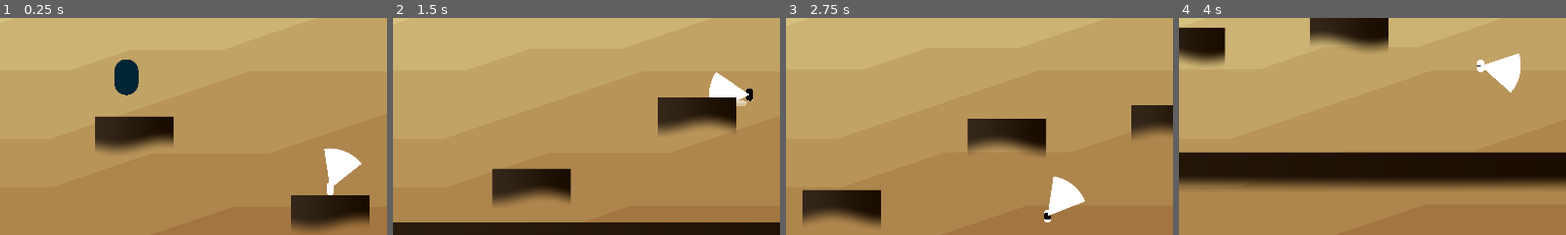
Above: before the commit, frames 1-4 (left to right).
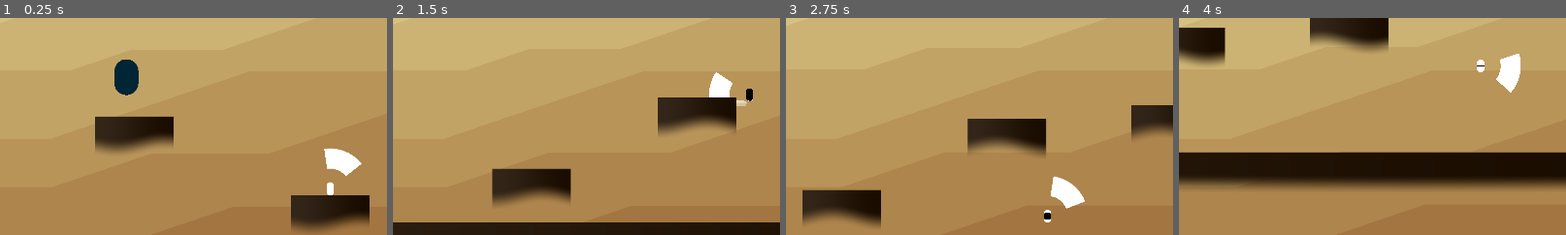
Above: after the commit, the same moments.

Repository: haikey-build/climb
Game: Godot game, scene res://level/desert/desert_level.tscn
Two runs of this game, one before a commit and one after it. Both use one fixed random seed, a clock stepped at 60 frames per second and the inputs below.
Inputs (mouse positions are % of the whole screen's width and height, from its top left):
- Up to frame 1 (0.25 s): no input
- Up to frame 2 (1.5 s): tap Enter (ui_accept) at 0.5 s; move the mouse to (72, 45) at 0.52 s; hold D (right) from 0.53 s (still down); tap Q (recall_platform) at 0.6 s; tap W (jump) at 0.77 s; move the mouse to (30, 55) at 1.27 s; tap S (set_platform) at 1.35 s
- Up to frame 3 (2.75 s): tap W (jump) at 1.52 s; move the mouse to (60, 28) at 2.02 s; release D (right) at 2.03 s; hold A (left) from 2.03 s (still down); tap E (swap_platform_type) at 2.1 s
- Up to frame 4 (4 s): move the mouse to (45, 70) at 2.77 s; release A (left) at 2.78 s; hold D (right) from 2.78 s (still down); tap Q (recall_platform) at 2.85 s; tap W (jump) at 3.02, 3.77 s; move the mouse to (80, 65) at 3.52 s; tap S (set_platform) at 3.6 s
The pictures show only the part of the screen within x 1-51%, y 40-90%; the shares and areas given below are measured in that part.

The runs differ from the first frame. In frame 1, 0.2% of the frame differs, in the area x 84-90%, y 69-78%; in frame 2, 0.2%; in frame 3, 0.3%, in the area x 67-73%, y 82-92%; in frame 4, 0.2%.

Commit message:
rotate attack area properly

Diff:
--- a/char/ability/attack_area.gd
+++ b/char/ability/attack_area.gd
@@ -1,74 +1,52 @@
 extends Node2D
 
 # Parameters
-var radius: float = 100.0
-var width: float = PI / 3 # Width of the section in radians
-var steps: int = 10 # Number of intermediate points
+var _inner_radius: float = 50.0
+var _outer_radius: float = 100.0
+var _arc_width: float = PI / 3
+var _num_steps: int = 10
 
 # References to the nodes
 @onready var polygon2d = $Polygon2D
 @onready var collision_polygon2d = $Area2D/CollisionPolygon2D
 
+
 func _ready():
-	set_process(true)
+	polygon2d.polygon = _get_arc_points(0)
+	collision_polygon2d.polygon = _get_arc_points(0)
+
 
 func _process(delta):
 	var mouse_position = get_global_mouse_position()
 	var look_angle = (mouse_position - global_position).angle()
 
-	draw_hitbox(look_angle)
-	setup_collision(look_angle)
+	collision_polygon2d.rotation = look_angle
+	polygon2d.rotation = look_angle
 
-func draw_hitbox(look_angle):
+
+func _get_arc_points(look_angle):
 	var points = []
+	var start_angle = look_angle - _arc_width / 2
+	var step_size = _arc_width / _num_steps
 
-	# Center point at (0, 0)
-	points.append(Vector2.ZERO)
-
-	# Calculate the two outer points of the hitbox
-	var start_angle = look_angle - width / 2
-	var end_angle = look_angle + width / 2
-
-	var start_point = Vector2(cos(start_angle) * radius, sin(start_angle) * radius)
-	var end_point = Vector2(cos(end_angle) * radius, sin(end_angle) * radius)
-
-	points.append(start_point)
-
-	# Intermediate points for better shape
-	var step = width / steps
-	for i in range(1, steps):
-		var angle = start_angle + i * step
-		var point = Vector2(cos(angle) * radius, sin(angle) * radius)
+	for i in range(_num_steps + 1):
+		var angle = start_angle + i * step_size
+		var point = Vector2(cos(angle) * _outer_radius, sin(angle) * _outer_radius)
 		points.append(point)
 
-	points.append(end_point)
-
-	# Assign points to the Polygon2D
-	polygon2d.polygon = points
-
-func setup_collision(look_angle):
-	var points = []
-
-	# Center point at (0, 0)
-	points.append(Vector2.ZERO)
-
-	# Calculate the two outer points of the hitbox
-	var start_angle = look_angle - width / 2
-	var end_angle = look_angle + width / 2
-
-	var start_point = Vector2(cos(start_angle) * radius, sin(start_angle) * radius)
-	var end_point = Vector2(cos(end_angle) * radius, sin(end_angle) * radius)
-
-	points.append(start_point)
-
-	# Intermediate points for better shape
-	var step = width / steps
-	for i in range(1, steps):
-		var angle = start_angle + i * step
-		var point = Vector2(cos(angle) * radius, sin(angle) * radius)
+	for i in range(_num_steps, -1, -1):
+		var angle = start_angle + i * step_size
+		var point = Vector2(cos(angle) * _inner_radius, sin(angle) * _inner_radius)
 		points.append(point)
 
-	points.append(end_point)
+	return points
 
-	# Assign points to the CollisionPolygon2D
-	collision_polygon2d.polygon = points
+
+func _on_area_2d_body_entered(body):
+	print('-------entered-------------')
+	print(body)
+
+
+func _on_area_2d_body_shape_entered(body_rid, body, body_shape_index, local_shape_index):
+	print('-------entered-------------')
+	print(body)
--- a/char/ability/attack_area.tscn
+++ b/char/ability/attack_area.tscn
@@ -10,3 +10,7 @@
 [node name="Area2D" type="Area2D" parent="."]
 
 [node name="CollisionPolygon2D" type="CollisionPolygon2D" parent="Area2D"]
+
+[connection signal="area_entered" from="Area2D" to="." method="_on_area_2d_area_entered"]
+[connection signal="body_entered" from="Area2D" to="." method="_on_area_2d_body_entered"]
+[connection signal="body_shape_entered" from="Area2D" to="." method="_on_area_2d_body_shape_entered"]
--- a/char/enemy/blob.gd
+++ b/char/enemy/blob.gd
@@ -31,8 +31,6 @@
 	var direction = (target - global_position).normalized()
 	var distance_to_target = global_position.distance_to(target)
 
-	print(distance_to_target)
-
 	if distance_to_target < (speed * delta) * 10:
 		current_point_index = (current_point_index + 1) % points.size()
 	else:
